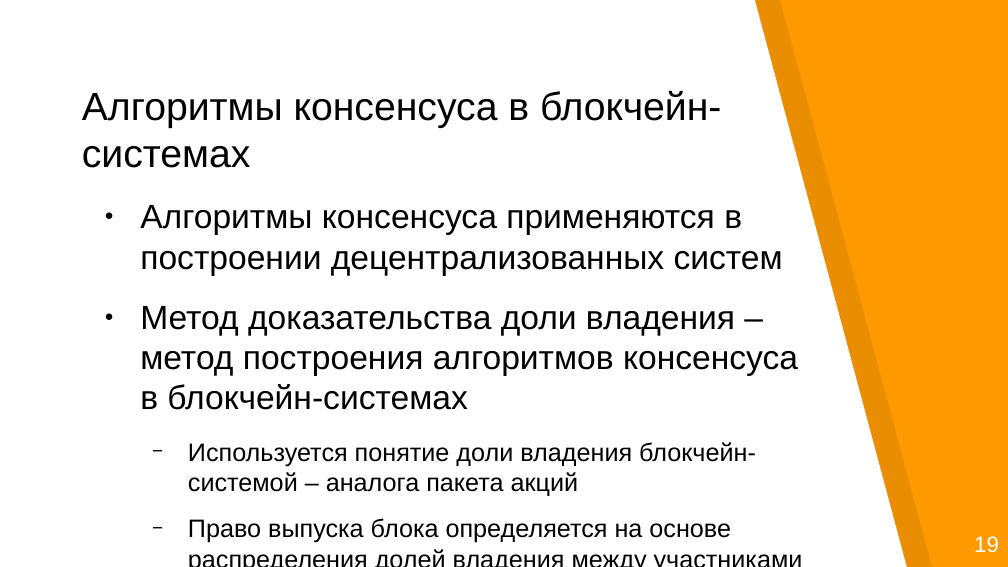
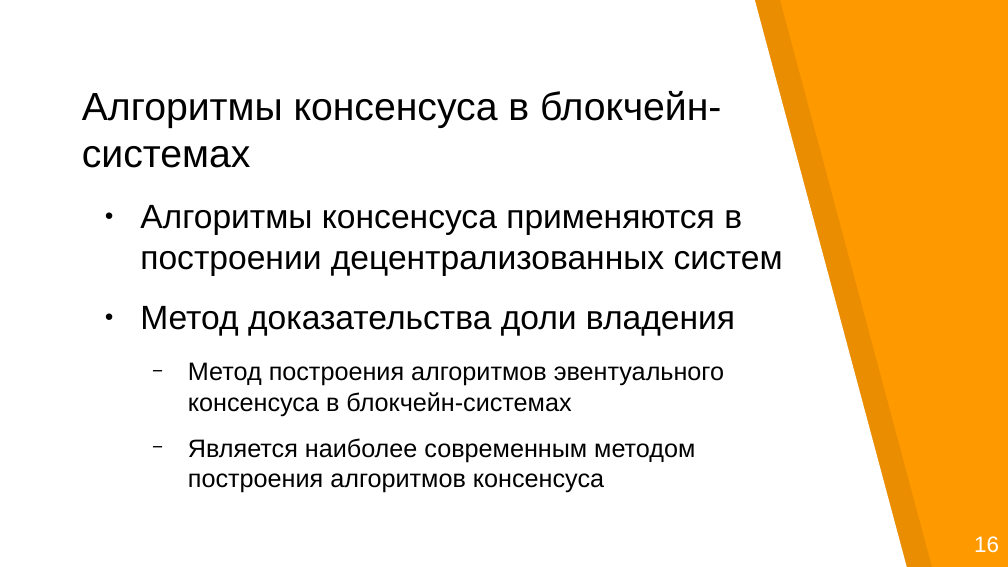
Before and after one commit to georgeee/itmo-master-thesis, a slide deck: slide 4 of presentation.odp. Drawn at 1008x567 pixels with LibreOffice and Linux fonts; fonts in the diff are those of the drawing. Boxes give left, top, right and bottom in pixels: in the first picture for what was removed or moved away, otherwise in the second. Text is boxed around its words. In the diff, an @@ line names an element or a change of style, - is before the commit and + after.

```diff
--- a/presentation.odp
+++ b/presentation.odp
@@ text at <box>140,306,735,493</box>: text changed @@
-● Метод доказательства доли владения – метод построения алгоритмов консенсуса в блокчейн-системах
-  − Используется понятие доли владения блокчейн-системой – аналога пакета акций
-  − Право выпуска блока определяется на основе распределения долей владения между участниками
+● Метод доказательства доли владения
+  − Метод построения алгоритмов эвентуального консенсуса в блокчейн-системах
+  − Является наиболее современным методом построения алгоритмов консенсуса
@@ text at <box>974,536,999,553</box>: text changed @@
-19
+16
```
Also in this commit, not shown: 8 other slides changed, 6 slides added, 9 slides removed, 6 other files.
